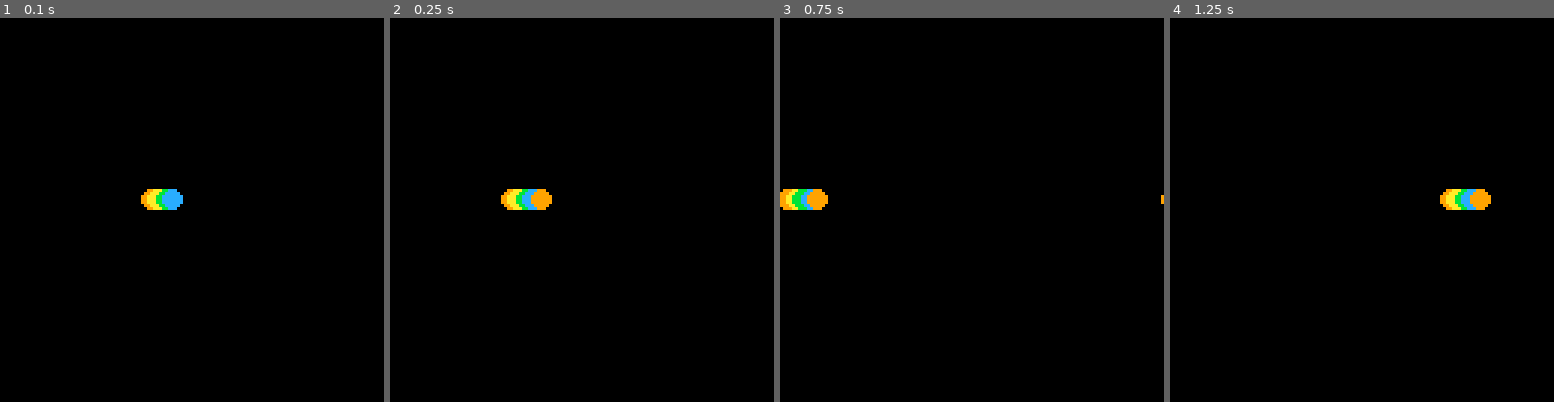
Above: before the commit, frames 1-4 (left to right).
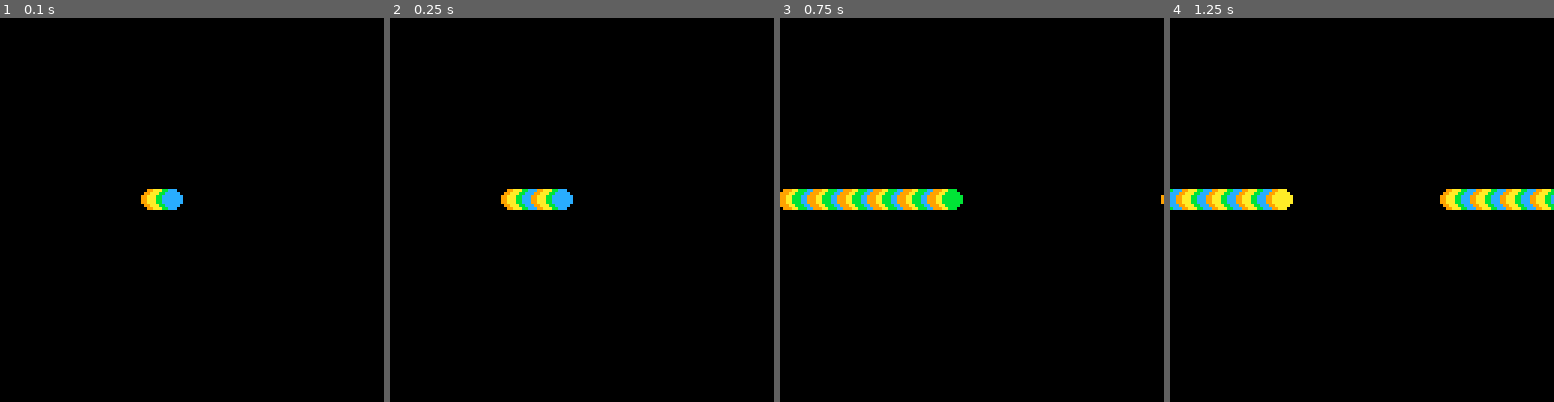
Above: after the commit, the same moments.

Repository: LuisaMariaVassula/pico8-snake
Game: PICO-8 cartridge snake.p8
Two runs of this game, one before a commit and one after it. Both use one fixed random seed, a clock stepped at 60 frames per second and the inputs below.
Inputs:
- Up to frame 1 (0.1 s): no input
- Up to frame 2 (0.25 s): no input
- Up to frame 3 (0.75 s): no input
- Up to frame 4 (1.25 s): no input

Frame 1 is identical in both runs. In frame 2, 0.4% of the frame differs, in the area x 38-48%, y 44-50%; in frame 3, 2.0%; in frame 4, 2.8%, in the area x 0-100%, y 44-50%.

Commit message:
ca avance ....

Diff:
--- a/snake.p8
+++ b/snake.p8
@@ -13,8 +13,8 @@
   cls()
   v=2.5
   col=10
-  len=5
- -- cercle(2,3)
+  len=30
+-- cercle(2,3)
   xx=2
   yy=3
 --  cercle(128-6,0)
@@ -25,6 +25,7 @@
 -- s : sens d g h b
   s='g'
   chemin={}
+  init_collision()
 end
 -->8
 -- update
@@ -39,12 +40,35 @@
   if (s=='b') y+=v
   x%=128
   y%=128
+  if collioupas()
+  then
+    v=0  print("boom")
+  end
 end
 -->8
 -- todo
 -- 1 test vitesse pas entiere
 -- redessinmer tout le serpent
 -- pour voir
+-- vitesse a 2.5 ca passe
+-- redessiner serpent
+-- ca va ramer quand serpent
+-- grand, peut etre passer em
+-- mono couleur sans redessiner
+-- au dessus d'un seuil
+-- la longueur du serpent est
+-- aussi proportionnel a la
+-- vitesse
+--
+-- collision en testant couleur
+-- avec pget rappel x y => coin
+-- sup gauche de la tete du ser
+-- pent
+-- premier approche tester 3
+-- point a la nouvelle position
+-- au milieu a droite et a gauche
+-- devant ca depent de la direction
+-- actuelle
 
 -->8
 -- redessine serpent
@@ -126,6 +150,107 @@
 	end
 
 end
+-->8
+-- collision
+-- utilise globales x y s
+function collioupas()
+local pp=d[s]
+local xx=0
+local yy=0
+local cp
+for p in all(pp) do
+  xx=x+p.dx
+  yy=y+p.dy
+  cp=pget(xx,yy)
+  if cp>=9 and cp<=12
+  then
+    return true
+  end
+end
+  return false
+end
+-- on va predefinir une table
+-- avec les deltas des points
+-- a tester en fct de la direction
+-- tables d={}
+function init_collision()
+d={}
+-- direction droite
+local points={}
+local delta={}
+delta.dx=5
+delta.dy=0
+add(points,delta)
+delta={}
+delta.dx=5
+delta.dy=2
+add(points,delta)
+delta={}
+delta.dx=5
+delta.dy=5
+add(points,delta)
+d["d"]=points
+
+-- direction gauche
+points={}
+delta={}
+delta.dx=0
+delta.dy=0
+add(points,delta)
+delta={}
+delta.dx=0
+delta.dy=2
+add(points,delta)
+delta={}
+delta.dx=0
+delta.dy=5
+add(points,delta)
+d["g"]=points
+
+-- haut
+points={}
+delta={}
+delta.dx=0
+delta.dy=0
+add(points,delta)
+delta={}
+delta.dx=2
+delta.dy=0
+add(points,delta)
+delta={}
+delta.dx=5
+delta.dy=0
+add(points,delta)
+d["h"]=points
+
+-- bas
+points={}
+delta={}
+delta.dx=0
+delta.dy=5
+add(points,delta)
+delta={}
+delta.dx=2
+delta.dy=5
+add(points,delta)
+delta={}
+delta.dx=5
+delta.dy=5
+add(points,delta)
+d["b"]=points
+
+
+toto=d["b"]
+for p in all(toto) do
+print( p.dx)
+print( p.dy)
+end
+…(4 lines of a section not shown)…
+end
+
 __gfx__
 99999999000000000000000000000000000000000000000000000000000000000000000000000000000000000000000000000000000000000000000000000000
 99999999000000000000000000000000000000000000000000000000000000000000000000000000000000000000000000000000000000000000000000000000
